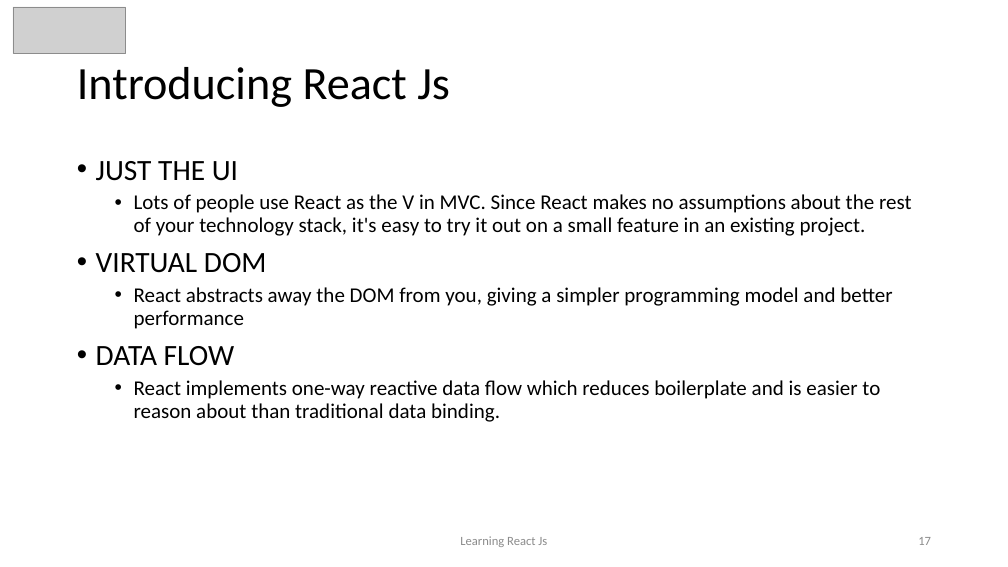
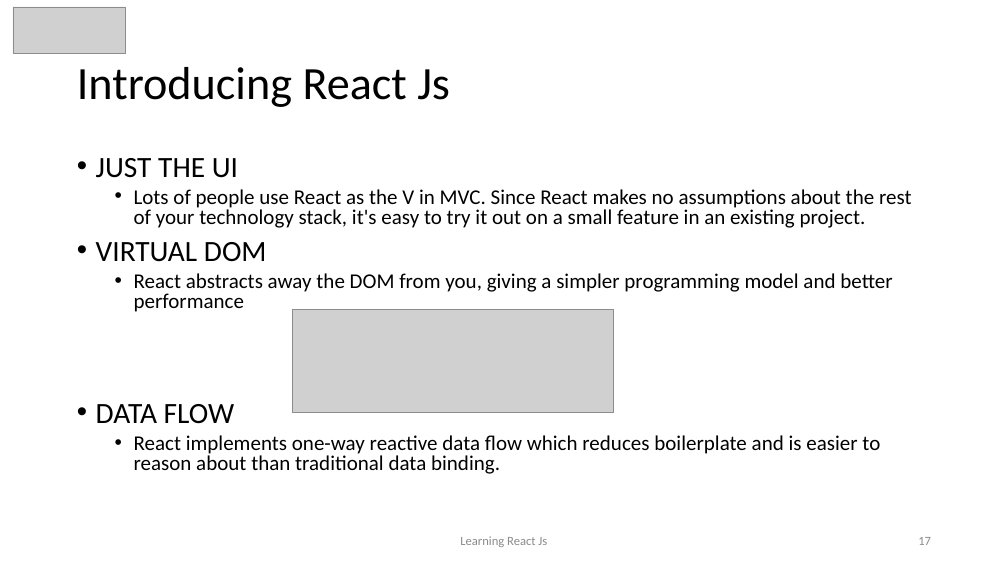
Before and after one commit to awahab29/samplealt, a slide deck: slide 17 of React.pptx. Drawn at 1008x567 pixels with LibreOffice and Linux fonts; fonts in the diff are those of the drawing; grey boxes stand for pictures. Boxes give left, top, right and bottom in pixels: in the first picture for what was removed or moved away, otherwise in the second. Text is boxed around its words. In the diff, an @@ line names an element or a change of style, - is before the commit and + after.

Commit message:
ppt modified

```diff
--- a/React.pptx
+++ b/React.pptx
@@ text "JUST THE UI" at [96, 158, 912, 474]: line spacing 0.9 to 0.8 @@
@@ picture added at [293, 309, 613, 412] @@
```
Also in this commit, not shown: 1 other slide changed.
